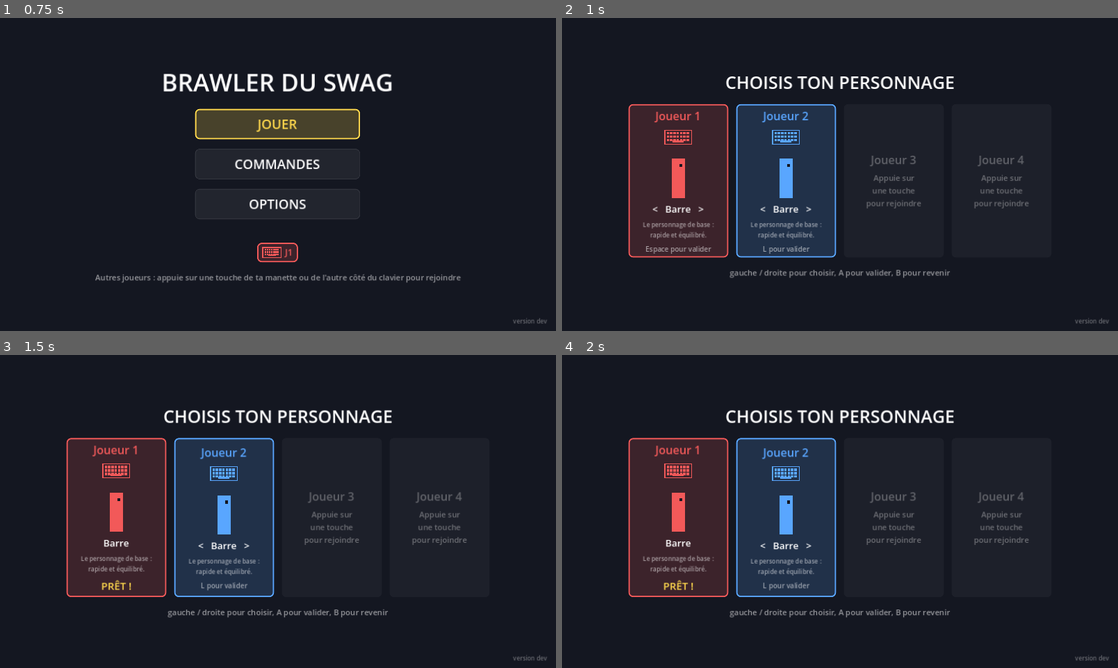
Above: before the commit, frames 1-4 (two rows, left to right).
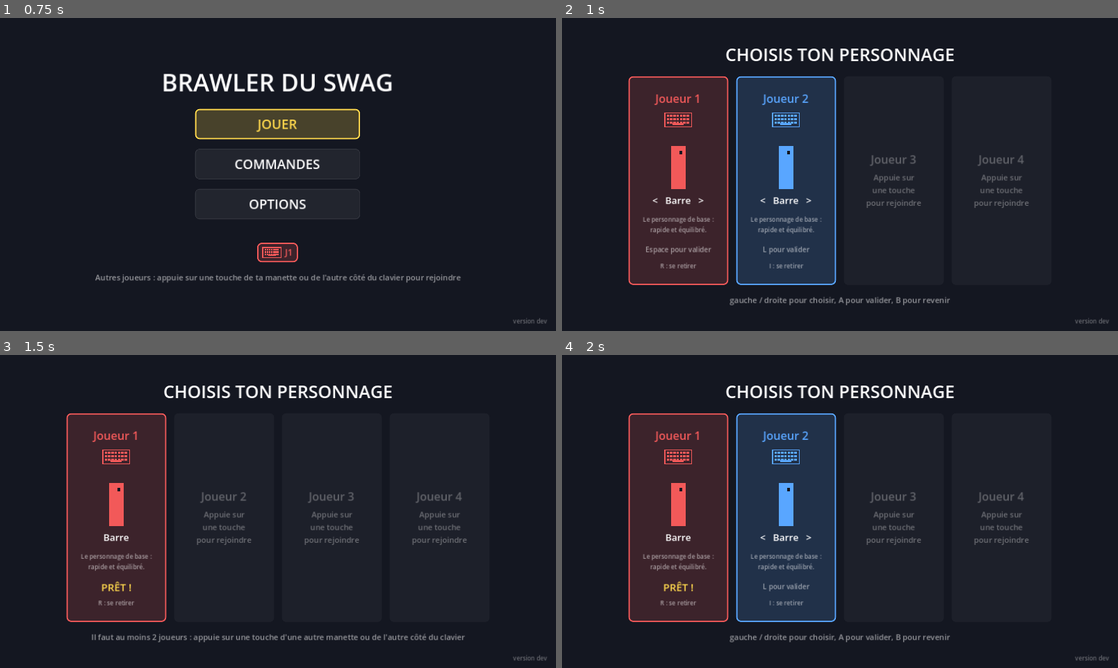
Above: after the commit, the same moments.

Repository: BBStain/jvtest
Game: Godot game, scene res://scenes/menu.tscn
Two runs of this game, one before a commit and one after it. Both use one fixed random seed, a clock stepped at 60 frames per second and the inputs below.
Inputs (mouse positions are in pixels of both pictures, inside the frame that each line leads up to):
- Up to frame 1 (0.75 s): tap Enter at 0.5 s; move the mouse to (400, 158) at 0.52 s; hold D from 0.53 s (still down); tap R at 0.6 s; click (400, 158) at 0.67 s
- Up to frame 2 (1 s): keep holding D; tap Space at 0.77 s; tap I at 0.8 s
- Up to frame 3 (1.5 s): keep holding D; tap Space at 1.25 s; move the mouse to (166, 527) at 1.27 s; tap I at 1.35 s
- Up to frame 4 (2 s): keep holding D; tap Space at 1.52 s; tap J at 1.55 s

Frame 1 is identical in both runs. In frame 2, 11% of the frame differs, in the area x 11-84%, y 9-92%; in frame 3, 16%; in frame 4, 10%.

Commit message:
Choix du perso : bouton pour se retirer et écran qui ne bouge plus (#23)
* Choix du perso : bouton pour se retirer et écran qui ne bouge plus

- Y (manette), R (clavier gauche) ou I (clavier droit) : le joueur se retire de la partie
- B ne fait plus quitter un joueur (il annule « prêt », ou J1 revient au menu)
- Cases et lignes de taille fixe, description sur 3 lignes réservées : changer de perso ne fait rien bouger
- Tous les persos dessinés à la même échelle dans l'aperçu

Co-Authored-By: Claude Opus 5.5 (1M context) <noreply@anthropic.com>
Claude-Session: https://claude.ai/code/session_01THvWsQSvKyigxsJfQsC1D9

* Choix du perso : lignes de texte dans des boîtes de taille fixe

Le texte « PRÊT ! » (police plus grande) faisait grandir la case à la
validation. Chaque ligne est maintenant posée dans une boîte de taille
fixe, et la case fait 230 x 480 pour tout contenir.

Co-Authored-By: Claude Opus 5.5 (1M context) <noreply@anthropic.com>
Claude-Session: https://claude.ai/code/session_01THvWsQSvKyigxsJfQsC1D9

---------

Co-authored-by: Claude <noreply@anthropic.com>

Diff:
--- a/scripts/menu.gd
+++ b/scripts/menu.gd
@@ -10,6 +10,8 @@
 ##   manette : stick ou croix pour choisir, A (ou Start) pour valider, B pour revenir
 ##   clavier gauche : Z Q S D, Espace / F / Entrée pour valider, Échap / C pour revenir
 ##   clavier droit : flèches, L / K pour valider, U / Retour arrière pour revenir
+## Dans le choix du perso, chaque joueur peut se retirer de la partie : Y (manette), R (clavier
+## gauche) ou I (clavier droit).
 ## (voir MenuInput pour la lecture des touches et UiKit pour les morceaux d'affichage communs)
 
 enum Screen { TITLE, MAIN, CONTROLS, OPTIONS, CHARACTERS, MAPS }
@@ -20,6 +22,8 @@
 const MAIN_BUTTONS := ["JOUER", "COMMANDES", "OPTIONS"]
 const MIN_LIVES := 1
 const MAX_LIVES := 5
+const SLOT_SIZE := Vector2(230, 480)    ## taille fixe des cases du choix de perso (rien ne bouge)
+const PREVIEW_SIZE := Vector2(120, 130) ## la zone où le perso est dessiné
 
 var screen := Screen.TITLE
 var change_scene_on_start := true        ## false dans les tests : on ne quitte pas la scène
@@ -175,8 +179,8 @@
 				_show()
 			elif player == 0:
 				_go(Screen.MAIN, 0)
-			else:
-				_remove_player(player)  # le joueur quitte la partie
+		"quit":
+			_remove_player(player)  # le joueur se retire (les suivants remontent d'une place)
 
 
 func _all_locked() -> bool:
@@ -312,11 +316,13 @@
 
 
 ## Une case du choix de perso : le joueur, son appareil, et le perso qu'il fait défiler.
+## La case et chacune de ses lignes ont une taille fixe : changer de perso (plus grand, plus
+## petit, description plus longue...) ne fait rien bouger à l'écran.
 func _character_slot(index: int) -> PanelContainer:
 	var color: Color = Game.PLAYER_COLORS[index]
 	var joined := index < players.size()
 	var panel := PanelContainer.new()
-	panel.custom_minimum_size = Vector2(230, 300)
+	panel.custom_minimum_size = SLOT_SIZE
 	panel.add_theme_stylebox_override("panel", UiKit.slot_style(color, joined))
 	var box := VBoxContainer.new()
 	box.alignment = BoxContainer.ALIGNMENT_CENTER
@@ -332,17 +338,43 @@
 	var stats := load(GameSetup.CHARACTERS[_character_choice[index]]) as CharacterStats
 	box.add_child(_character_preview(stats, color))
 	var arrows := "%s" if _locked[index] else "<   %s   >"
-	box.add_child(UiKit.label(arrows % stats.display_name, 22))
-	if stats.description != "":
-		var description := UiKit.label(stats.description, 14, UiKit.TEXT_DIM)
-		description.autowrap_mode = TextServer.AUTOWRAP_WORD_SMART
-		description.custom_minimum_size.x = 200
-		box.add_child(description)
+	box.add_child(_fixed_row(UiKit.label(arrows % stats.display_name, 22), 32))
+	# La description a toujours 3 lignes de place : une description plus longue ou plus courte
+	# ne change pas la hauteur de la case.
+	var description_box := Control.new()
+	description_box.custom_minimum_size = Vector2(200, 60)
+	description_box.size_flags_horizontal = Control.SIZE_SHRINK_CENTER
+	var description := UiKit.label(stats.description, 14, UiKit.TEXT_DIM)
+	description.autowrap_mode = TextServer.AUTOWRAP_WORD_SMART
+	description.vertical_alignment = VERTICAL_ALIGNMENT_CENTER
+	description.set_anchors_and_offsets_preset(Control.PRESET_FULL_RECT)
+	description_box.add_child(description)
+	box.add_child(description_box)
 	if _locked[index]:
-		box.add_child(UiKit.label("PRÊT !", 24, UiKit.HIGHLIGHT))
+		box.add_child(_fixed_row(UiKit.label("PRÊT !", 24, UiKit.HIGHLIGHT), 34))
 	else:
-		box.add_child(UiKit.label("%s pour valider" % _confirm_key(players[index]), 16, UiKit.TEXT_DIM))
+		box.add_child(_fixed_row(UiKit.label("%s pour valider" % _confirm_key(players[index]), 16, UiKit.TEXT_DIM), 34))
+	box.add_child(_fixed_row(UiKit.label("%s : se retirer" % _quit_key(players[index]), 14, UiKit.TEXT_DIM), 22))
 	return panel
+
+
+## Donne une hauteur fixe à une ligne de texte (centrée dedans), pour que rien ne bouge :
+## le texte est posé dans une boîte de taille fixe, la taille de la police n'y change rien.
+func _fixed_row(label: Label, height: float) -> Control:
+	var row := Control.new()
+	row.custom_minimum_size = Vector2(200, height)
+	row.size_flags_horizontal = Control.SIZE_SHRINK_CENTER
+	label.vertical_alignment = VERTICAL_ALIGNMENT_CENTER
+	label.set_anchors_and_offsets_preset(Control.PRESET_FULL_RECT)
+	row.add_child(label)
+	return row
+
+
+## La touche pour se retirer de la partie, selon l'appareil du joueur.
+func _quit_key(device: Dictionary) -> String:
+	if device.type == "joypad":
+		return "Y"
+	return "R" if device.layout == 0 else "I"
 
 
 ## La touche pour valider, selon l'appareil du joueur.
@@ -352,20 +384,29 @@
 	return "Espace" if device.layout == 0 else "L"
 
 
-## Le perso dessiné en grand (une barre de sa taille, à sa couleur). Un très grand perso est
-## réduit pour tenir dans la case.
+## Le perso dessiné en grand (une barre de sa taille, à sa couleur), posé en bas d'une zone
+## de taille fixe. Tous les persos sont dessinés à la même échelle : on voit qui est plus grand.
 func _character_preview(stats: CharacterStats, color: Color) -> Control:
 	var preview := Control.new()
-	preview.custom_minimum_size = Vector2(120, 110)
+	preview.custom_minimum_size = PREVIEW_SIZE
 	preview.size_flags_horizontal = Control.SIZE_SHRINK_CENTER
+	var zoom := _preview_zoom()
 	preview.draw.connect(func() -> void:
-		var zoom := minf(1.5, minf(preview.size.x / stats.body_size.x, preview.size.y / stats.body_size.y))
 		var body := stats.body_size * zoom
 		var origin := Vector2(preview.size.x / 2.0 - body.x / 2.0, preview.size.y - body.y)
 		preview.draw_rect(Rect2(origin, body), color)
 		preview.draw_rect(Rect2(origin + Vector2(body.x / 2.0 + 2.0, 12.0), Vector2(7, 7)), UiKit.BG_COLOR)
 	)
 	return preview
+
+
+## L'échelle commune des aperçus : le plus grand perso remplit la zone (sans dépasser 1,7 fois).
+func _preview_zoom() -> float:
+	var biggest := Vector2.ONE
+	for path in GameSetup.CHARACTERS:
+		var size := (load(path) as CharacterStats).body_size
+		biggest = Vector2(maxf(biggest.x, size.x), maxf(biggest.y, size.y))
+	return minf(1.7, minf(PREVIEW_SIZE.x / biggest.x, PREVIEW_SIZE.y / biggest.y))
 
 
 ## La carte de la map choisie : son nom et un petit plan de son décor.
--- a/scripts/menu_input.gd
+++ b/scripts/menu_input.gd
@@ -3,11 +3,12 @@
 ## Lit les manettes et le clavier dans les menus et dit QUI a appuyé et SUR QUOI.
 ## read(event) renvoie {} si l'appui ne compte pas, sinon :
 ##   {"device": l'appareil (comme dans InputBindings), "action": ..., "stick": true si ça vient du stick}
-## action = "up", "down", "left", "right", "confirm", "back", "start", ou "" pour une autre touche.
+## action = "up", "down", "left", "right", "confirm", "back", "start", "quit" (se retirer de la
+## partie, dans le choix du perso), ou "" pour une autre touche.
 ##
-##   manette : stick ou croix pour choisir, A pour valider, B pour revenir, Start
-##   clavier gauche : Z Q S D, Espace / F / Entrée pour valider, Échap / C pour revenir
-##   clavier droit : flèches, L / K pour valider, U / Retour arrière pour revenir
+##   manette : stick ou croix pour choisir, A pour valider, B pour revenir, Start, Y pour se retirer
+##   clavier gauche : Z Q S D, Espace / F / Entrée pour valider, Échap / C pour revenir, R pour se retirer
+##   clavier droit : flèches, L / K pour valider, U / Retour arrière pour revenir, I pour se retirer
 
 const STICK_PRESS := 0.6     ## stick poussé au-delà : compte comme un appui
 const STICK_RELEASE := 0.3   ## stick revenu en deçà : prêt pour l'appui suivant
@@ -17,17 +18,19 @@
 	KEY_W: "up", KEY_S: "down", KEY_A: "left", KEY_D: "right",
 	KEY_SPACE: "confirm", KEY_F: "confirm", KEY_ENTER: "confirm", KEY_KP_ENTER: "confirm",
 	KEY_ESCAPE: "back", KEY_C: "back",
+	KEY_R: "quit",
 }
 const KEYS_RIGHT_SIDE := {
 	KEY_UP: "up", KEY_DOWN: "down", KEY_LEFT: "left", KEY_RIGHT: "right",
 	KEY_L: "confirm", KEY_K: "confirm", KEY_KP_0: "confirm", KEY_KP_1: "confirm",
 	KEY_U: "back", KEY_BACKSPACE: "back", KEY_KP_4: "back",
-	KEY_I: "", KEY_J: "", KEY_KP_2: "", KEY_KP_3: "",  # autres touches du joueur de droite
+	KEY_I: "quit", KEY_KP_3: "quit",
+	KEY_J: "", KEY_KP_2: "",  # autres touches du joueur de droite
 }
 const JOY_BUTTON_ACTIONS := {
 	JOY_BUTTON_DPAD_UP: "up", JOY_BUTTON_DPAD_DOWN: "down",
 	JOY_BUTTON_DPAD_LEFT: "left", JOY_BUTTON_DPAD_RIGHT: "right",
-	JOY_BUTTON_A: "confirm", JOY_BUTTON_B: "back", JOY_BUTTON_START: "start",
+	JOY_BUTTON_A: "confirm", JOY_BUTTON_B: "back", JOY_BUTTON_START: "start", JOY_BUTTON_Y: "quit",
 }
 
 var _stick_held := {}  ## "manette:axe" -> le stick est déjà poussé
--- a/tests/sim_test.gd
+++ b/tests/sim_test.gd
@@ -685,7 +685,32 @@
 	menu.handle(pad, "confirm")
 	check(menu.screen == menu.Screen.CHARACTERS, "Menu : JOUER ouvre le choix du perso")
 	menu.handle(kb_left, "back")
-	check(menu.players == [pad, kb_right], "Perso : B sans avoir validé = J3 quitte")
+	check(menu.players == [pad, kb_right, kb_left] and menu.screen == menu.Screen.CHARACTERS,
+		"Perso : B de J3 (pas encore prêt) ne le fait pas quitter")
+	# Rien ne bouge à l'écran quand on change de perso ou qu'on valide
+	var layout := func() -> Array:
+		await get_tree().process_frame
+		await get_tree().process_frame
+		var title: Control = menu._content.get_child(0)
+		var sizes := [title.global_position]
+		for slot in menu._content.get_child(1).get_children():
+			sizes.append(slot.global_position)
+			sizes.append(slot.size)
+		return sizes
+	var layout_before: Array = await layout.call()
+	var stable := true
+	for k in GameSetup.CHARACTERS.size() * 2:
+		menu.handle(kb_right, "right")
+		var now: Array = await layout.call()
+		if now != layout_before:
+			stable = false
+	menu.handle(kb_right, "confirm")
+	if await layout.call() != layout_before:
+		stable = false
+	menu.handle(kb_right, "back")
+	check(stable, "Perso : changer de perso ou valider ne fait rien bouger à l'écran")
+	menu.handle(kb_left, "quit")
+	check(menu.players == [pad, kb_right], "Perso : J3 se retire avec sa touche « se retirer »")
 	menu.handle(pad, "right")
 	menu.handle(pad, "confirm")
 	check(menu.screen == menu.Screen.CHARACTERS and menu._locked == [true, false], "Perso : J1 prêt, on attend J2")
@@ -712,6 +737,11 @@
 	check(menu.screen == menu.Screen.CHARACTERS and menu.players.size() == 2, "Menu : un 2e joueur rejoint pendant le choix du perso")
 	menu._on_joy_connection_changed(0, false)
 	check(menu.players.size() == 1, "Menu : une manette débranchée quitte la partie")
+	menu.handle(pad, "confirm")
+	menu.handle(kb_left, "quit")
+	check(menu.players == [pad] and menu.screen == menu.Screen.CHARACTERS, "Perso : J1 se retire, la manette devient J1")
+	menu.handle(pad, "quit")
+	check(menu.players.is_empty() and menu.screen == menu.Screen.TITLE, "Perso : le dernier joueur se retire, retour à l'écran titre")
 	menu.queue_free()
 
 	# 10c) Une partie avec 5 vies les affiche bien
Not shown, changed: README.md
